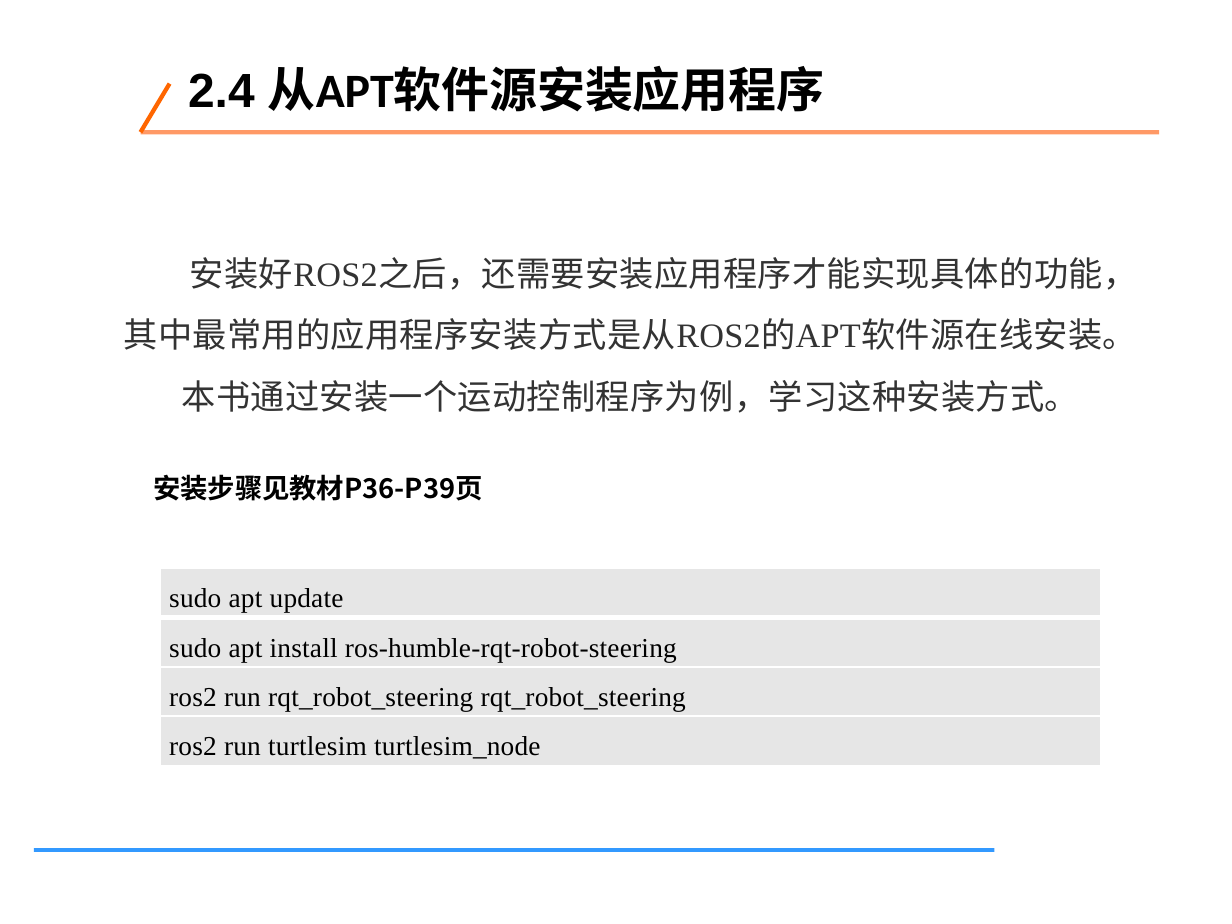
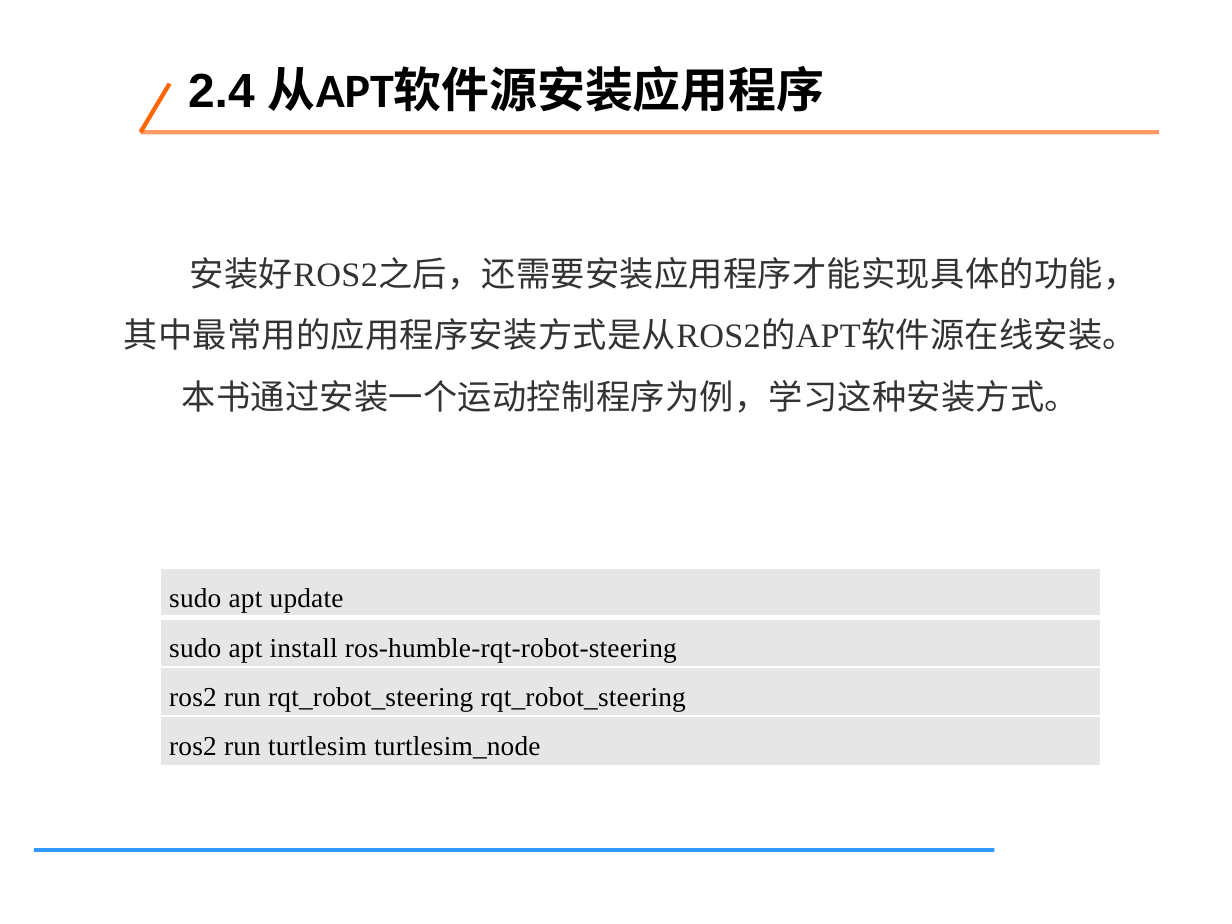
Before and after one commit to tcy1998/robotics-engineering-practice, a slide deck: slide 20 of downloads/week02-chapters-01-07.pptx (slide 23 before the commit). Drawn at 1232x924 pixels with LibreOffice and Linux fonts; fonts in the diff are those of the drawing. Boxes give left, top, right and bottom in pixels: in the first picture for what was removed or moved away, otherwise in the second. Text is boxed around its words. In the diff, an @@ line names an element or a change of style, - is before the commit and + after.

```diff
--- a/downloads/week02-chapters-01-07.pptx
+++ b/downloads/week02-chapters-01-07.pptx
@@ text removed at (x1=153, y1=474, x2=482, y2=501) @@
-安装步骤见教材P36-P39页
```
Also in this commit, not shown: 6 other slides changed, 13 slides removed, 1 other file.
